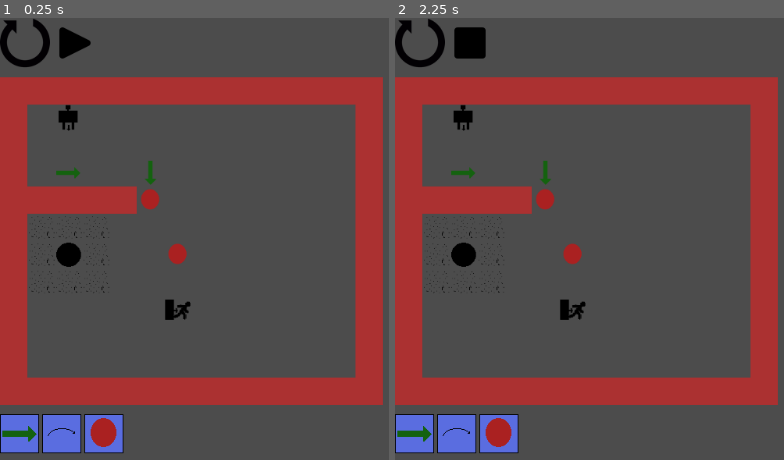
Above: before the commit, frames 1-2 (left to right).
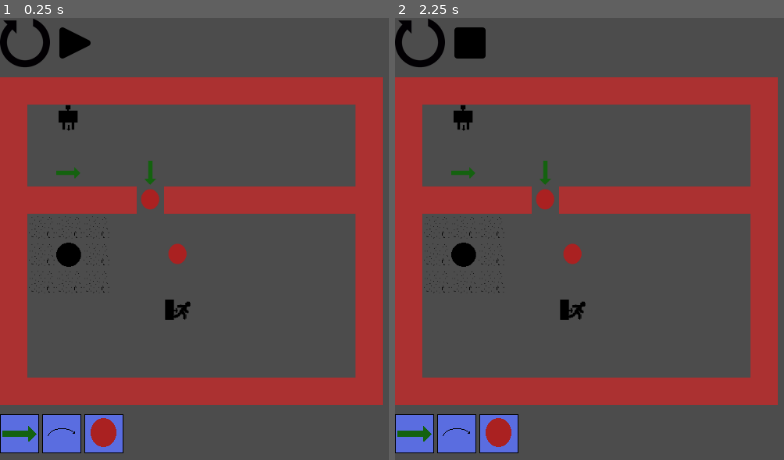
Above: after the commit, the same moments.

Repository: Gorglomux/MazeEscape
Game: Godot game, scene res://Main.tscn
Two runs of this game, one before a commit and one after it. Both use one fixed random seed, a clock stepped at 60 frames per second and the inputs below. The project has no main scene, so this scene is started directly.
Inputs (mouse positions are in pixels of both pictures, inside the frame that each line leads up to):
- Up to frame 1 (0.25 s): no input
- Up to frame 2 (2.25 s): click (414, 433) at 0.5 s; click (457, 433) at 1.25 s; click (468, 44) at 2 s

The runs differ from the first frame. In frame 1, 3.1% of the frame differs, in the area x 37-92%, y 36-45%; in frame 2, 3.1%.

Commit message:
le_joueur

Diff:
--- a/MazeEscape/Board.tscn
+++ b/MazeEscape/Board.tscn
@@ -2,8 +2,10 @@
 
 [ext_resource path="res://Tileset.tres" type="TileSet" id=1]
 
-[node name="Board" type="TileMap"]
+[node name="Board" type="Node2D"]
+
+[node name="Board" type="TileMap" parent="."]
 tile_set = ExtResource( 1 )
 cell_size = Vector2( 50, 50 )
 format = 1
-tile_data = PoolIntArray( 0, 536870915, 0, 1, 3, 0, 2, 3, 0, 3, 3, 0, 4, 3, 0, 5, 3, 0, 6, 3, 0, 7, 3, 0, 8, 3, 0, 9, 3, 0, 10, 3, 0, 11, 3, 0, 12, 3, 0, 13, 3, 0, 65536, 536870915, 0, 65537, 536870915, 0, 65538, 2, 0, 65549, 3, 0, 131072, 3, 0, 131085, 3, 0, 196608, 3, 0, 196610, 8, 0, 196613, 11, 0, 196621, 3, 0, 262144, 3, 0, 262145, 3, 0, 262146, 3, 0, 262147, 3, 0, 262148, 3, 0, 262149, 4, 0, 262157, 3, 0, 327680, 3, 0, 327681, …(497 unchanged characters)…
+tile_data = PoolIntArray( 0, 3, 0, 1, 3, 0, 2, 3, 0, 3, 3, 0, 4, 3, 0, 5, 3, 0, 6, 3, 0, 7, 3, 0, 8, 3, 0, 9, 3, 0, 10, 3, 0, 11, 3, 0, 12, 3, 0, 13, 3, 0, 65536, 3, 0, 65538, 2, 0, 65549, 3, 0, 131072, 3, 0, 131085, 3, 0, 196608, 3, 0, 196610, 6, 0, 196613, -1610612730, 0, 196621, 3, 0, 262144, 3, 0, 262145, 3, 0, 262146, 3, 0, 262147, 3, 0, 262148, 3, 0, 262149, 4, 0, 262150, 3, 0, 262151, 3, 0, 262152, 3, 0, 262153, 3, 0, 262154, 3, 0, 262155, 3, 0, 262156, 3, 0, 262157, 3, 0, 327680, 3, 0, 327681, …(497 unchanged characters)…
--- a/MazeEscape/Main.tscn
+++ b/MazeEscape/Main.tscn
@@ -29,7 +29,6 @@
 [node name="Board" parent="VBoxContainer/BoardContainer" instance=ExtResource( 2 )]
 position = Vector2( 0, -8 )
 scale = Vector2( 0.7, 0.7 )
-tile_data = PoolIntArray( 0, 536870915, 0, 1, 3, 0, 2, 3, 0, 3, 3, 0, 4, 3, 0, 5, 3, 0, 6, 3, 0, 7, 3, 0, 8, 3, 0, 9, 3, 0, 10, 3, 0, 11, 3, 0, 12, 3, 0, 13, 3, 0, 65536, 3, 0, 65538, 2, 0, 65549, 3, 0, 131072, 3, 0, 131085, 3, 0, 196608, 3, 0, 196610, 536870921, 0, 196613, 536870923, 0, 196621, 3, 0, 262144, 3, 0, 262145, 3, 0, 262146, 3, 0, 262147, 3, 0, 262148, 3, 0, 262149, 4, 0, 262157, 3, 0, 327680, 3, 0, 327681, 0, 0, 327682, 0, 0, 327683, 0, 0, 327693, 3, 0, 393216, 3, 0, 393217, 0, 0, 393218, 1, 0, 393219, 0, 0, 393222, 4, 0, 393229, 3, 0, 458752, 3, 0, 458753, 0, 0, 458754, 0, 0, 458755, 0, 0, 458765, 3, 0, 524288, 3, 0, 524294, 5, 0, 524301, 3, 0, 589824, 3, 0, 589837, 3, 0, 655360, 3, 0, 655373, 3, 0, 720896, 3, 0, 720897, 3, 0, 720898, 3, 0, 720899, 3, 0, 720900, 3, 0, 720901, 3, 0, 720902, 3, 0, 720903, 3, 0, 720904, 3, 0, 720905, 3, 0, 720906, 3, 0, 720907, 3, 0, 720908, 3, 0, 720909, 3, 0 )
 
 [node name="MarginContainer" type="MarginContainer" parent="VBoxContainer"]
 margin_top = 508.0
--- /dev/null
+++ b/MazeEscape/Player.gd
@@ -0,0 +1,27 @@
+extends Area2D
+var enMarche
+enum DIRECTION{HAUT,BAS,GAUCHE,DROITE}
+var d
+var timer
+
+func _ready():
+	enMarche = true
+	timer = 0
+	d = 3
+
+func _physics_process(delta):
+	if(enMarche):
+		match(d):
+			DIRECTION.HAUT:
+				position.y = position.y - 2.5
+			DIRECTION.BAS:
+				position.y = position.y + 2.5
+			DIRECTION.GAUCHE:
+				position.x = position.x - 2.5
+			DIRECTION.DROITE:
+				position.x = position.x + 2.5
+
+	timer = timer + 1
+
+	if(timer % 20 == 0):
+		d = (d + 1) % 4
--- /dev/null
+++ b/MazeEscape/Player.tscn
@@ -0,0 +1,26 @@
+[gd_scene load_steps=5 format=2]
+
+[ext_resource path="res://Player.gd" type="Script" id=1]
+[ext_resource path="res://player.png" type="Texture" id=2]
+
+[sub_resource type="SpriteFrames" id=1]
+animations = [ {
+"frames": [ ExtResource( 2 ) ],
+"loop": true,
+"name": "default",
+"speed": 5.0
+} ]
+
+[sub_resource type="RectangleShape2D" id=2]
+extents = Vector2( 25, 25 )
+
+[node name="Player" type="Area2D"]
+script = ExtResource( 1 )
+
+[node name="AnimatedSprite" type="AnimatedSprite" parent="."]
+position = Vector2( 25.4848, 25.4848 )
+frames = SubResource( 1 )
+
+[node name="CollisionShape2D" type="CollisionShape2D" parent="."]
+position = Vector2( 25, 25 )
+shape = SubResource( 2 )
--- a/MazeEscape/Tileset.tscn
+++ b/MazeEscape/Tileset.tscn
@@ -7,10 +7,7 @@
 [ext_resource path="res://teleporteur.png" type="Texture" id=5]
 [ext_resource path="res://exit.png" type="Texture" id=6]
 [ext_resource path="res://arrow.png" type="Texture" id=7]
-[ext_resource path="res://arrow_left.png" type="Texture" id=8]
-[ext_resource path="res://arrow_up.png" type="Texture" id=9]
-[ext_resource path="res://arrow_down.png" type="Texture" id=10]
-[ext_resource path="res://jump.png" type="Texture" id=11]
+[ext_resource path="res://jump.png" type="Texture" id=8]
 
 [node name="Tileset" type="Node2D"]
 
@@ -32,17 +29,8 @@
 [node name="Exit" type="Sprite" parent="."]
 texture = ExtResource( 6 )
 
-[node name="Arrow_right" type="Sprite" parent="."]
+[node name="Arrow" type="Sprite" parent="."]
 texture = ExtResource( 7 )
 
-[node name="Arrow_left" type="Sprite" parent="."]
+[node name="Jump" type="Sprite" parent="."]
 texture = ExtResource( 8 )
-
-[node name="Arrow_up" type="Sprite" parent="."]
-texture = ExtResource( 9 )
-
-[node name="Arrow_down" type="Sprite" parent="."]
-texture = ExtResource( 10 )
-
-[node name="Jump" type="Sprite" parent="."]
-texture = ExtResource( 11 )
Not shown: 1 places in MazeEscape/Tileset.tscn that only renumber resources
